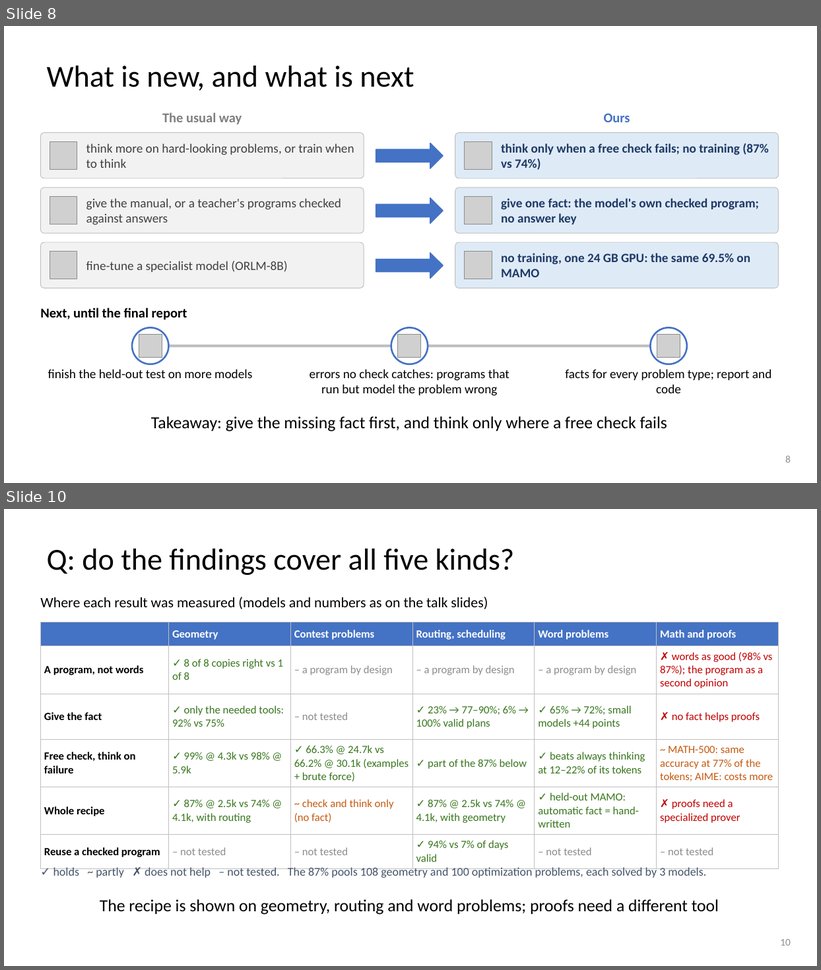
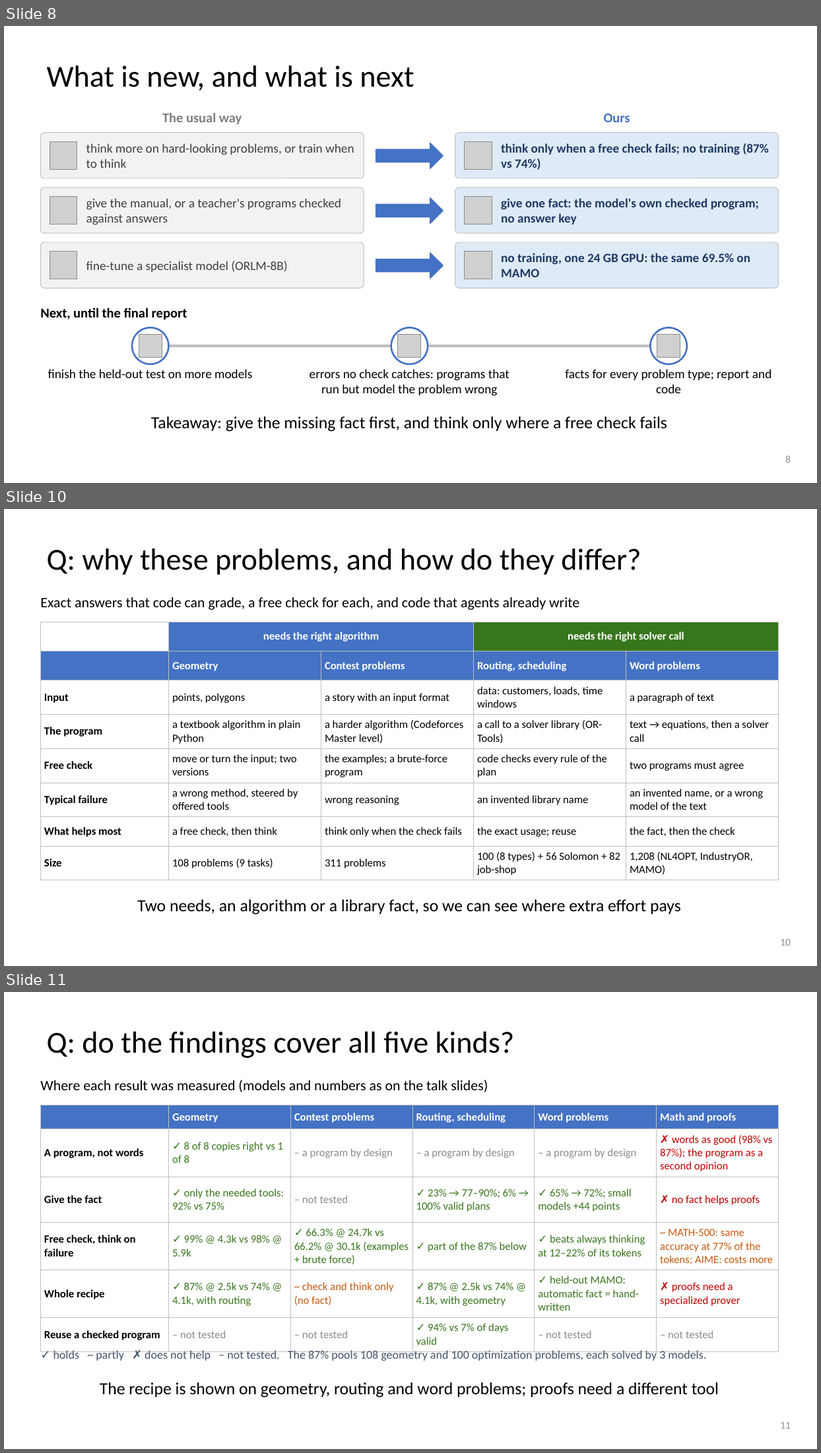
Before and after one commit to dlwns147/CSED490E_Project_Team5, a slide deck: Proposal_Team5.pptx. Shown one above the other, each under a label of ours: slides 8 and 10 before the commit, slides 8, 10 and 11 after it; the slides between them are not shown. The pictures are 821x970 and 821x1453 pixels, drawn with LibreOffice and Linux fonts; fonts in the diff are those of the drawing; grey boxes stand for pictures. Boxes give left, top, right and bottom in pixels: in the first picture for what was removed or moved away, otherwise in the second. Text is boxed around its words. In the diff, an @@ line names an element or a change of style, - is before the commit and + after.

```diff
--- a/Proposal_Team5.pptx
+++ b/Proposal_Team5.pptx
@@ slide 10 added at [4,509,817,966], background #FFFFFF @@
@@ title added at [47,549,641,575], 36 pt, text #000000 @@
+Q: why these problems, and how do they differ?
@@ text added at [40,597,580,610], 17 pt, text #000000 @@
+Exact answers that code can grade, a free check for each, and code that agents already write
@@ table added at [40,622,779,878], 8 rows, 5 columns @@
+ | needs the right algorithm |  | needs the right solver call | 
+ | Geometry | Contest problems | Routing, scheduling | Word problems
+Input | points, polygons | a story with an input format | data: customers, loads, time windows | a paragraph of text
+The program | a textbook algorithm in plain Python | a harder algorithm (Codeforces Master level) | a call to a solver library (OR-Tools) | text → equations, then a solver call
+Free check | move or turn the input; two versions | the examples; a brute-force program | code checks every rule of the plan | two programs must agree
+Typical failure | a wrong method, steered by offered tools | wrong reasoning | an invented library name | an invented name, or a wrong model of the text
+What helps most | a free check, then think | think only when the check fails | the exact usage; reuse | the fact, then the check
+Size | 108 problems (9 tasks) | 311 problems | 100 (8 types) + 56 Solomon + 82 job-shop | 1,208 (NL4OPT, IndustryOR, MAMO)
@@ text added at [137,900,681,915], 20 pt, text #000000 @@
+Two needs, an algorithm or a library fact, so we can see where extra effort pays
@@ page number added at [780,939,791,946], 12 pt, text #8C8C8C @@
+10
@@ what was slide 10 is now slide 11 @@
@@ page number at [780,1422,791,1429]: text changed @@
-10
+11
```
Also in this commit, not shown: 5 slides changed, 4 other files.
